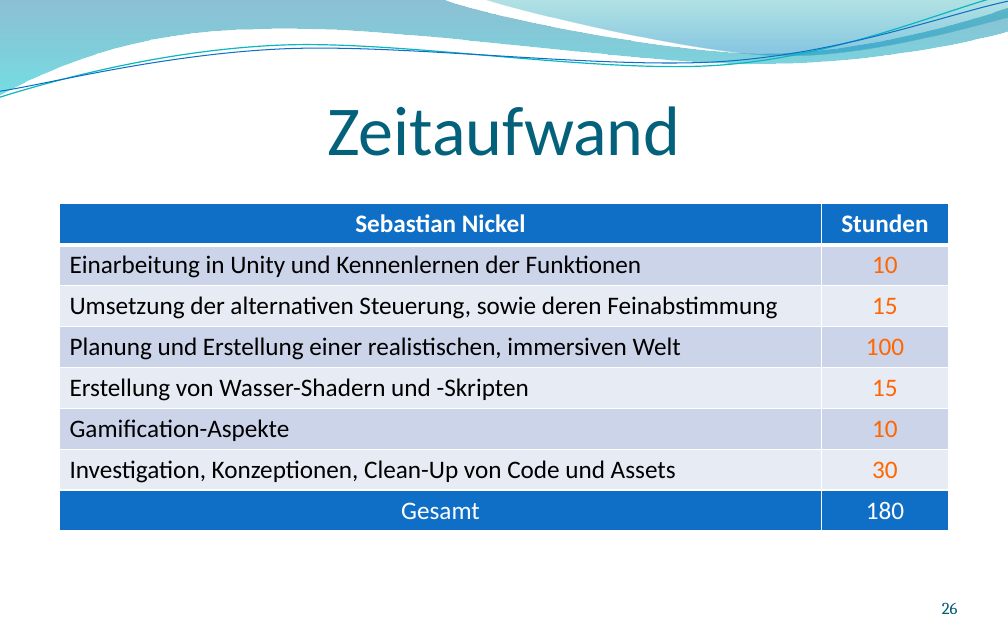
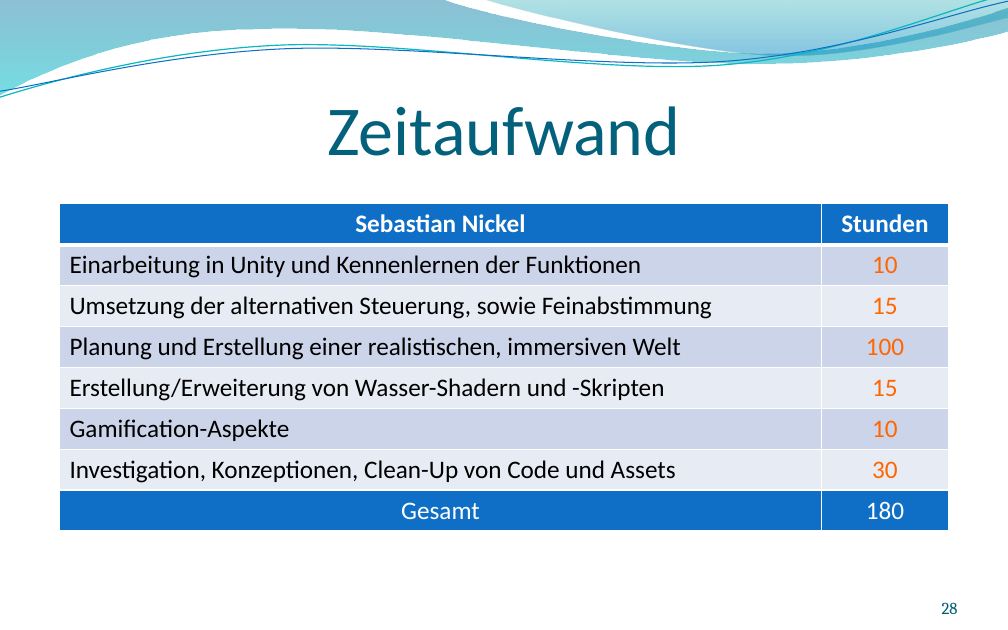
Before and after one commit to andreasdietze/Rift-Wingsuit, a slide deck: slide 28 of Präsentationen/Finale Präsentation/Finale-Präsentation-Rift-Wingsuit.pptx (slide 26 before the commit). Drawn at 1008x630 pixels with LibreOffice and Linux fonts; fonts in the diff are those of the drawing; background and template pictures are left out. Boxes give left, top, right and bottom in pixels: in the first picture for what was removed or moved away, otherwise in the second. Text is boxed around its words. In the diff, an @@ line names an element or a change of style, - is before the commit and + after.

```diff
--- a/Präsentationen/Finale Präsentation/Finale-Präsentation-Rift-Wingsuit.pptx
+++ b/Präsentationen/Finale Präsentation/Finale-Präsentation-Rift-Wingsuit.pptx
@@ table at (59, 204, 949, 530) @@
-row 3, column 1: Umsetzung der alternativen Steuerung, sowie deren Feinabstimmung
+row 3, column 1: Umsetzung der alternativen Steuerung, sowie Feinabstimmung
-row 5, column 1: Erstellung von Wasser-Shadern und -Skripten
+row 5, column 1: Erstellung/Erweiterung von Wasser-Shadern und -Skripten
@@ page number at (942, 602, 958, 614): text changed @@
-26
+28
```
Also in this commit, not shown: 10 other slides changed, 2 slides added.
